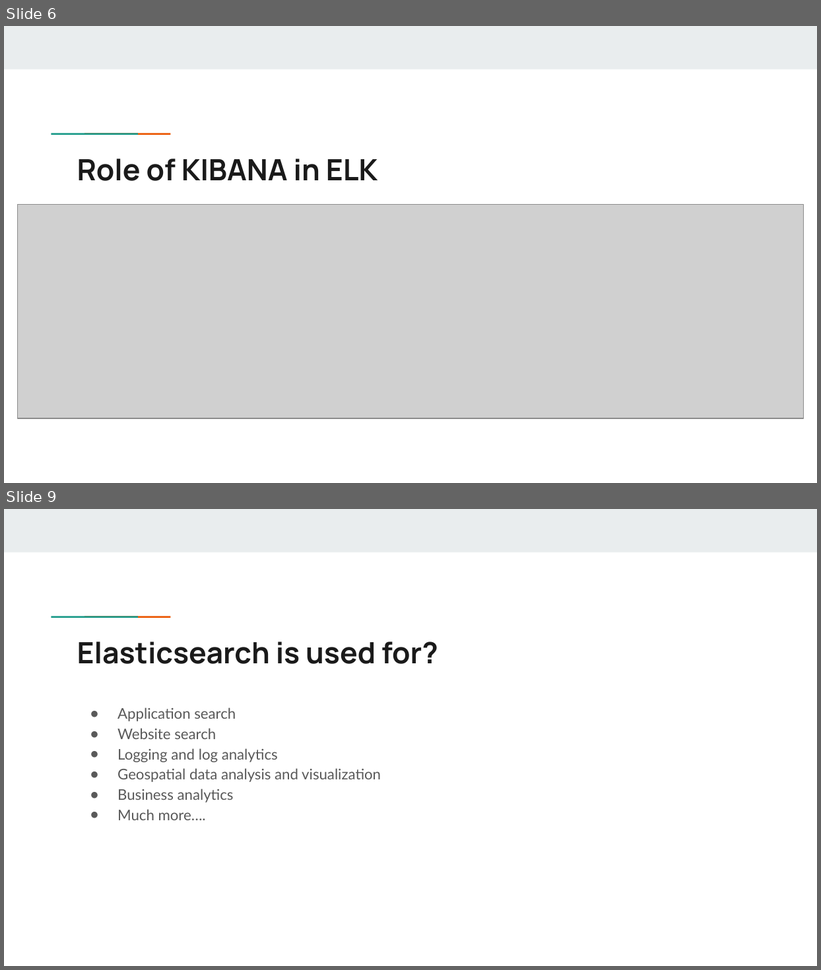
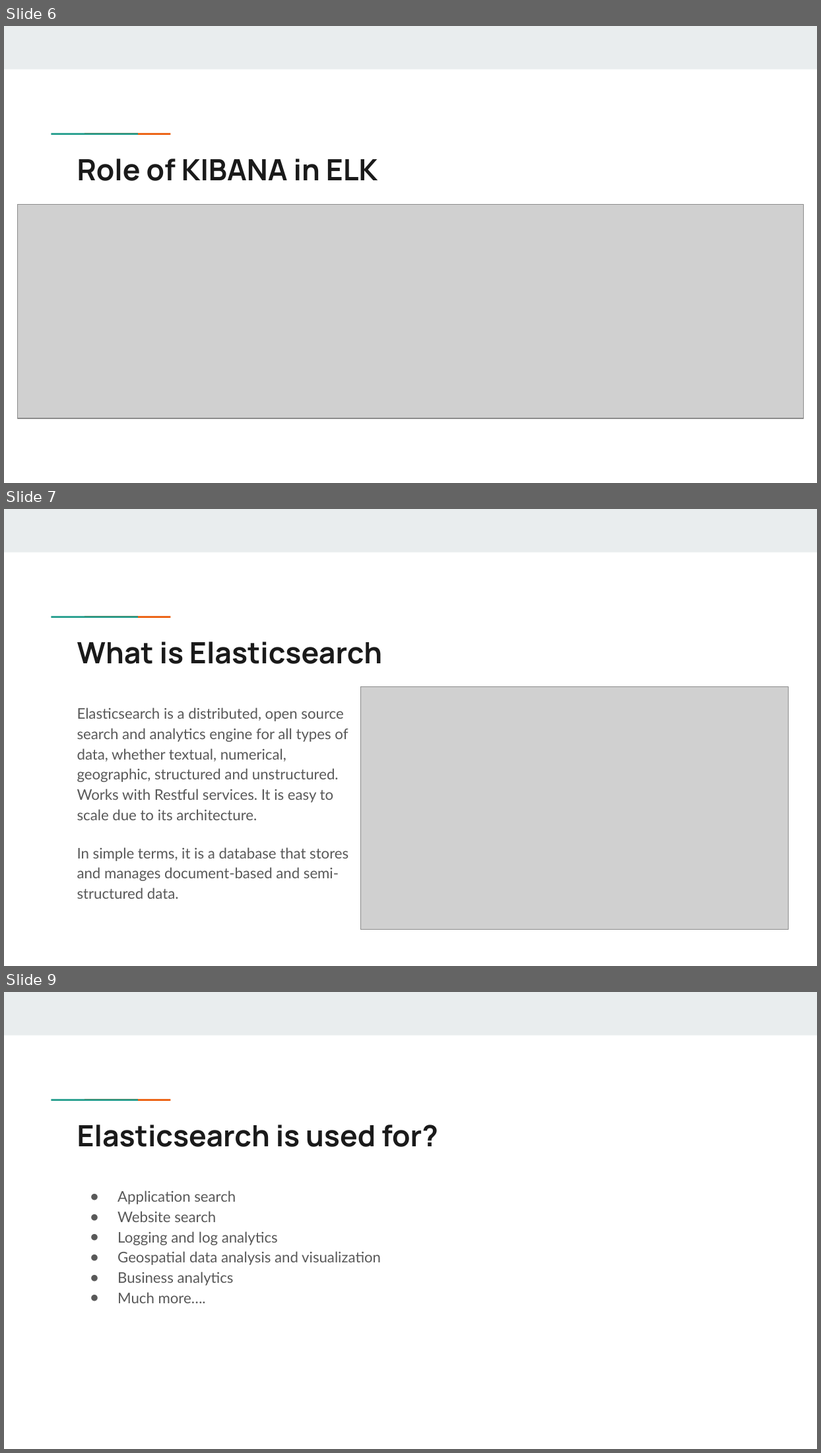
Before and after one commit to muhammedsaidkaya/notes--elk-stack, a slide deck: ELK STACK Sunum.pptx. Shown one above the other, each under a label of ours: slides 6 and 9 before the commit, slides 6, 7 and 9 after it; the slides between them are not shown. The pictures are 821x970 and 821x1453 pixels, drawn with LibreOffice and Linux fonts; fonts in the diff are those of the drawing; grey boxes stand for pictures. Boxes give left, top, right and bottom in pixels: in the first picture for what was removed or moved away, otherwise in the second. Text is boxed around its words. In the diff, an @@ line names an element or a change of style, - is before the commit and + after.

```diff
--- a/ELK STACK Sunum.pptx
+++ b/ELK STACK Sunum.pptx
@@ slide 7 added at <box>4,509,817,966</box>, background #FFFFFF; not listed: 3 template elements that a slide beside it also shows @@
@@ title added at <box>77,642,382,664</box>, 26 pt, text #1A1A1A, bold @@
+What is Elasticsearch
@@ picture added at <box>361,687,789,929</box> @@
@@ text added at <box>77,708,349,899</box>, 13 pt, text #595959 @@
+Elasticsearch is a distributed, open source search and analytics engine for all types of data, whether textual, numerical, geographic, structured and unstructured. Works with Restful services. It is easy to scale due to its architecture.
+In simple terms, it is a database that stores and manages document-based and semi-structured data.
```
Also in this commit, not shown: 1 slide changed, 1 other slide added, 2 slides removed, 1 other file.
